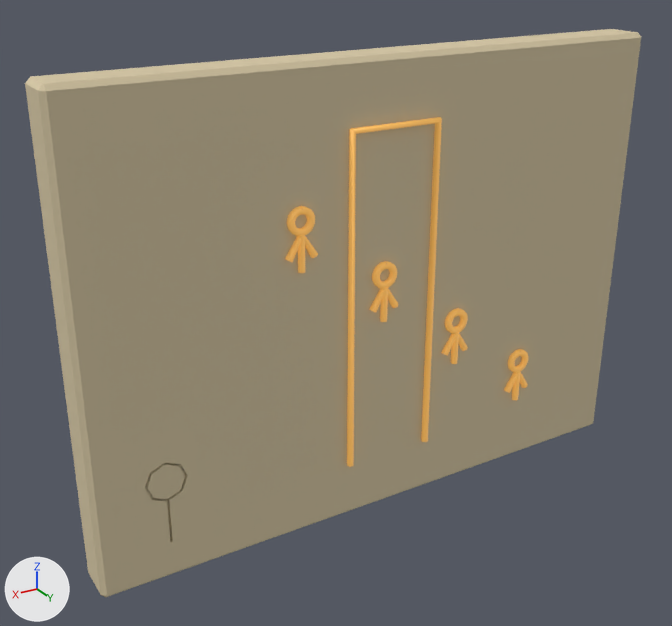
The glTF model game/models/cave/mural_4.glb: old version first, new version second.
Both versions are drawn from a 50 mm lens placed at (3.08, 4.62, 3.73), pointed at (0.28, -0.04, 1.4). The axes (+X, +Y, +Z) are drawn at lower left. The lights are the same throughout. The picture after the commit comes second. Vertices at exactly the same position are counted once.

The first picture shows 'mural_4'.
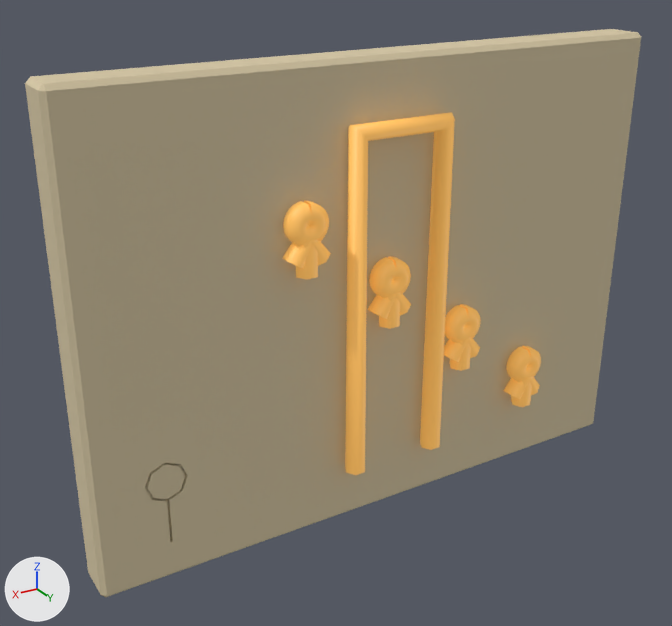
Location of each change, (x1, y1, x2, y2) in pixels of the pictures (672 x 626 px; the box of a moved part takes in the faces that stretch with it):
part 1 of me_mural_panel_004, moved or reshaped: before (512, 372, 520, 401); after (511, 376, 533, 407)
part 2 of me_mural_panel_004, moved or reshaped: before (451, 333, 459, 364); after (449, 338, 471, 371)
part 3 of me_mural_panel_004, moved or reshaped: before (380, 288, 388, 322); after (379, 292, 401, 329)
part 4 of me_mural_panel_004, moved or reshaped: before (298, 235, 305, 273); after (296, 239, 318, 279)
part 5 of me_mural_panel_004, rebuilt (16% wider): before (347, 117, 442, 467); after (345, 112, 455, 475)
part 6 of me_mural_panel_004, added (orange): after (507, 346, 541, 382)
part 7 of me_mural_panel_004, added (orange): after (445, 304, 480, 343)
part 8 of me_mural_panel_004, added (orange): after (369, 256, 411, 298)
part 9 of me_mural_panel_004, added (orange): after (283, 201, 329, 246)
part 10 of me_mural_panel_004, added (orange): after (504, 377, 540, 399)
part 11 of me_mural_panel_004, added (orange): after (444, 338, 480, 362)
part 12 of me_mural_panel_004, added (orange): after (368, 293, 411, 319)
part 13 of me_mural_panel_004, added (orange): after (283, 240, 331, 269)
part 14 of me_mural_panel_004, deleted: before (285, 206, 468, 356)
part 15 of me_mural_panel_004, deleted (orange): before (504, 349, 528, 393)

Patch to the scene script:
```diff
--- a/game/models/cave/mural_4.glb.py
+++ b/game/models/cave/mural_4.glb.py
@@ me_mural_panel_004 @@
 # used by ob_mural_4; location = (0.0, 0.0, 0.0)
-me_mural_panel_004.from_pydata(...)  # 805 vertices, 1464 faces; spans x -2.0..2.0, y -0.15..0.19, z 0.0..3.0
+me_mural_panel_004.from_pydata(...)  # 812 vertices, 1464 faces; spans x -2.0..2.0, y -0.15..0.3, z 0.0..3.0
+# me_mural_panel_004 part 1: the loose piece of 12 vertices spanning x -1.12..-1.08, y 0.15..0.19, z 0.5..0.73 is scaled about its middle by (3, 3, 1), then moved by (0.0, 0.06, 0.0)
+# me_mural_panel_004 part 2: the loose piece of 12 vertices spanning x -0.54..-0.5, y 0.15..0.19, z 0.94..1.17 is scaled about its middle by (3, 3, 1), then moved by (0.0, 0.06, 0.0)
+# me_mural_panel_004 part 3: the loose piece of 12 vertices spanning x 0.04..0.08, y 0.15..0.19, z 1.38..1.61 is scaled about its middle by (3, 3, 1), then moved by (0.0, 0.06, 0.0)
+# me_mural_panel_004 part 4: the loose piece of 12 vertices spanning x 0.62..0.66, y 0.15..0.19, z 1.82..2.05 is scaled about its middle by (3, 3, 1), then moved by (0.0, 0.06, 0.0)
+# me_mural_panel_004 part 5: the loose piece of 24 vertices spanning x -0.32..0.32, y 0.15..0.19, z 0.4..2.62 is rebuilt with 24 vertices and now spans x -0.37..0.37, y 0.17..0.29, z 0.4..2.65
+# me_mural_panel_004 part 6: a new loose piece of 150 vertices spanning x -1.23..-0.97, y 0.16..0.3, z 0.68..0.93, in mat_glyph_009
+# me_mural_panel_004 part 7: a new loose piece of 150 vertices spanning x -0.65..-0.39, y 0.16..0.3, z 1.12..1.37, in mat_glyph_009
+# me_mural_panel_004 part 8: a new loose piece of 150 vertices spanning x -0.07..0.19, y 0.16..0.3, z 1.56..1.81, in mat_glyph_009
+# me_mural_panel_004 part 9: a new loose piece of 149 vertices spanning x 0.51..0.77, y 0.16..0.3, z 2.0..2.25, in mat_glyph_009
+# me_mural_panel_004 part 10: a new loose piece of 18 vertices spanning x -1.24..-0.96, y 0.16..0.3, z 0.55..0.79, in mat_glyph_009
+# me_mural_panel_004 part 11: a new loose piece of 18 vertices spanning x -0.66..-0.38, y 0.16..0.3, z 0.99..1.23, in mat_glyph_009
+# me_mural_panel_004 part 12: a new loose piece of 18 vertices spanning x -0.08..0.2, y 0.16..0.3, z 1.43..1.67, in mat_glyph_009
+# me_mural_panel_004 part 13: a new loose piece of 18 vertices spanning x 0.5..0.78, y 0.16..0.3, z 1.87..2.11, in mat_glyph_009
+# me_mural_panel_004 part 14: 498 vertices removed from x -0.62..0.74, y 0.15..0.19, z 1.01..2.21
+# me_mural_panel_004 part 15: 166 vertices removed from x -1.2..-1.0, y 0.15..0.19, z 0.57..0.89
 me_mural_panel_004.materials.append(mat_stone_009)
```
